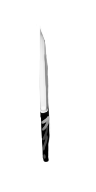
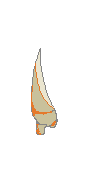
Layered file, before and after one edit (96px x 192px). Changes by layer:
added layer "Paint Layer 1" above "Background" over [31, 26, 58, 162]
hid "Background" over [31, 26, 58, 162]
